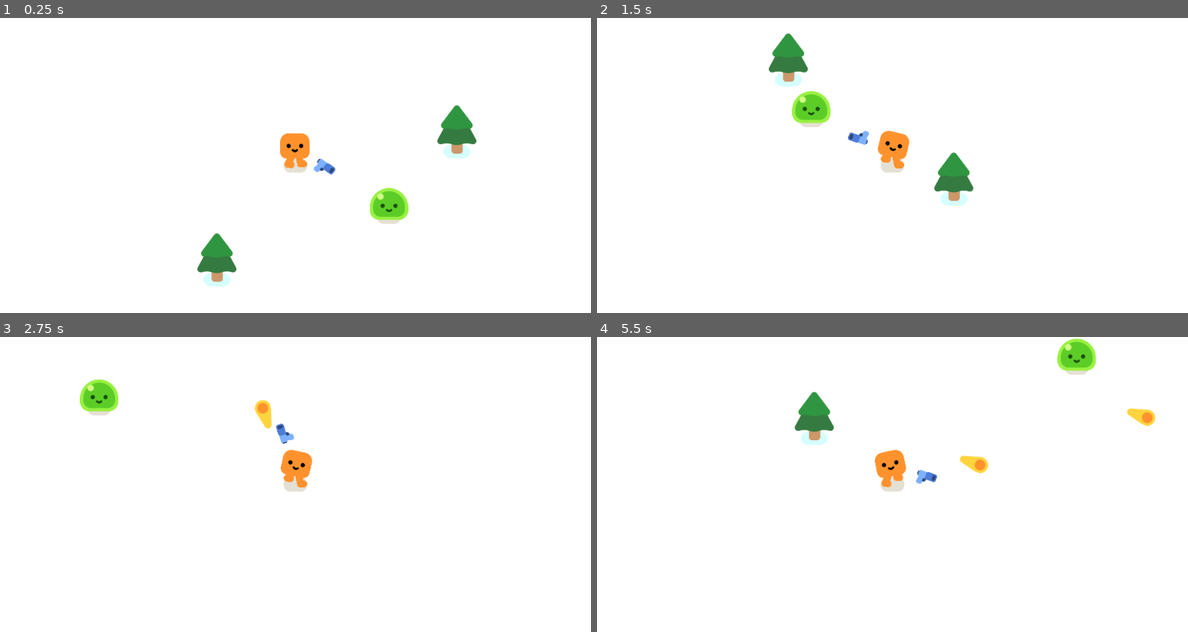
Above: before the commit, frames 1-4 (two rows, left to right).
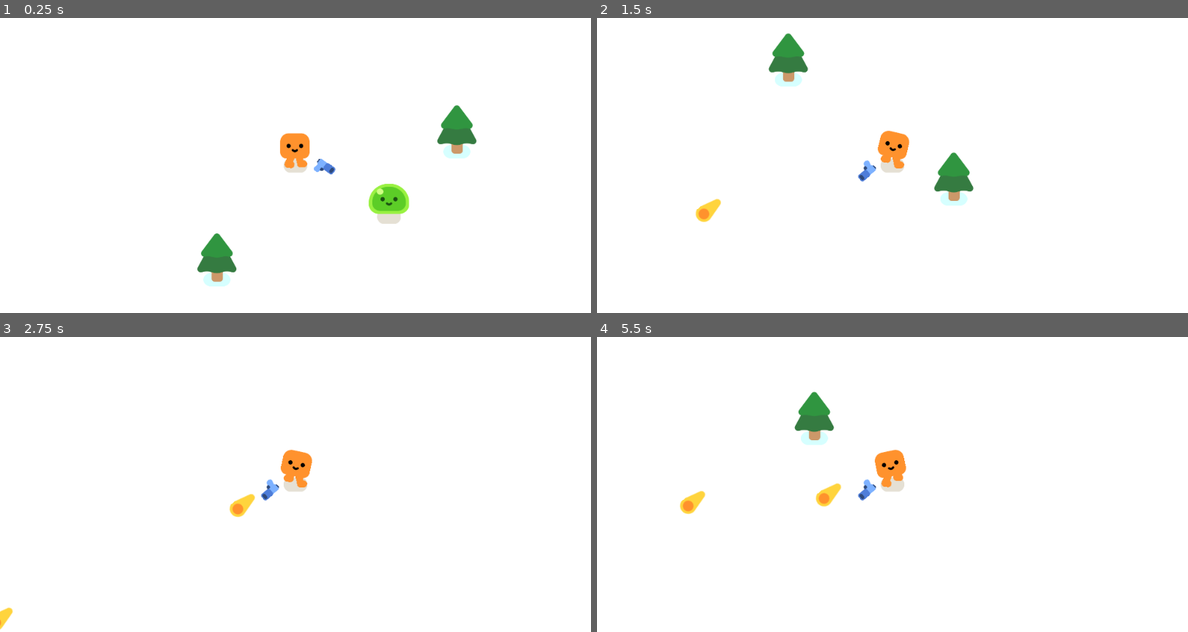
Above: after the commit, the same moments.

Repository: martindieck/gun-galore
Game: Godot game, scene res://game.tscn
Same seed, same stepped clock (60 frames per second), same inputs: the game is played once before the commit and once after it.
Inputs:
- Up to frame 1 (0.25 s): no input
- Up to frame 2 (1.5 s): hold D (move_right) 0.53-1.28 s; hold S (move_down) from 1.28 s (still down)
- Up to frame 3 (2.75 s): release S (move_down) at 2.03 s; hold D (move_right) from 2.03 s (still down)
- Up to frame 4 (5.5 s): release D (move_right) at 2.78 s; hold W (move_up) 2.78-3.53 s; hold A (move_left) 3.53-5.03 s; hold S (move_down) from 5.03 s (still down)

The runs differ from the first frame. In frame 1, 0.5% of the frame differs, in the area x 62-70%, y 56-69%; in frame 2, 1.1%; in frame 3, 1.4%; in frame 4, 1.7%, in the area x 14-95%, y 0-60%.

Commit message:
Added Slime Walking and Hurting Animations

Diff:
--- a/enemy.gd
+++ b/enemy.gd
@@ -1,8 +1,20 @@
 extends CharacterBody2D
 
+var health = 3
+
 @onready var player = get_node("/root/Game/Player")
+
+func _ready():
+	%Slime.play_walk()
 
 func _physics_process(delta):
 	var direction = global_position.direction_to(player.global_position)
 	velocity = direction * 300
 	move_and_slide()
+
+func take_damage():
+	health -= 1
+	%Slime.play_hurt()
+
+	if health == 0:
+		queue_free()
--- a/enemy.tscn
+++ b/enemy.tscn
@@ -14,6 +14,7 @@
 script = ExtResource("1_5j83h")
 
 [node name="Slime" parent="." instance=ExtResource("1_6rt3g")]
+unique_name_in_owner = true
 
 [node name="CollisionShape2D" type="CollisionShape2D" parent="."]
 position = Vector2(0, -26.6667)
